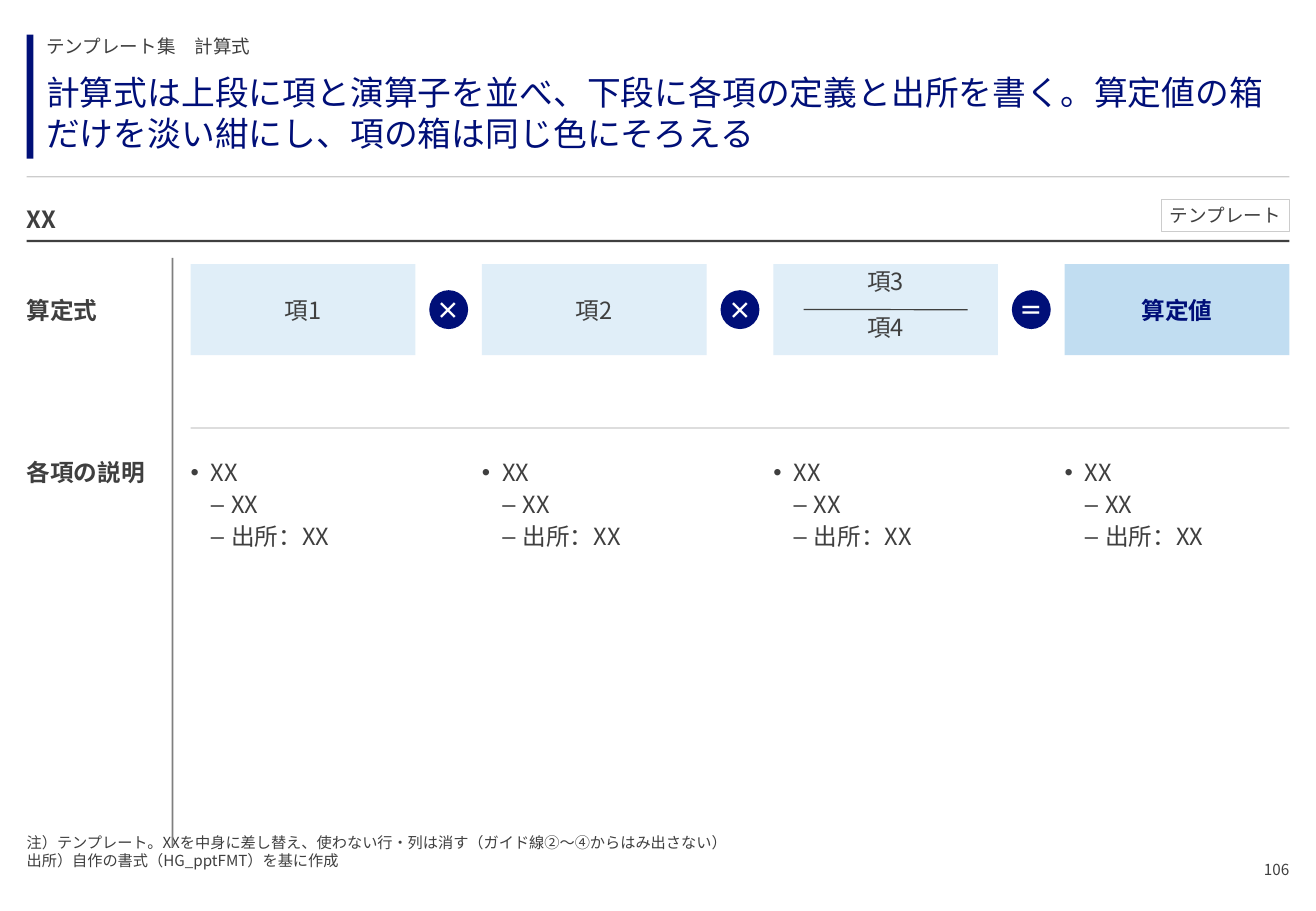
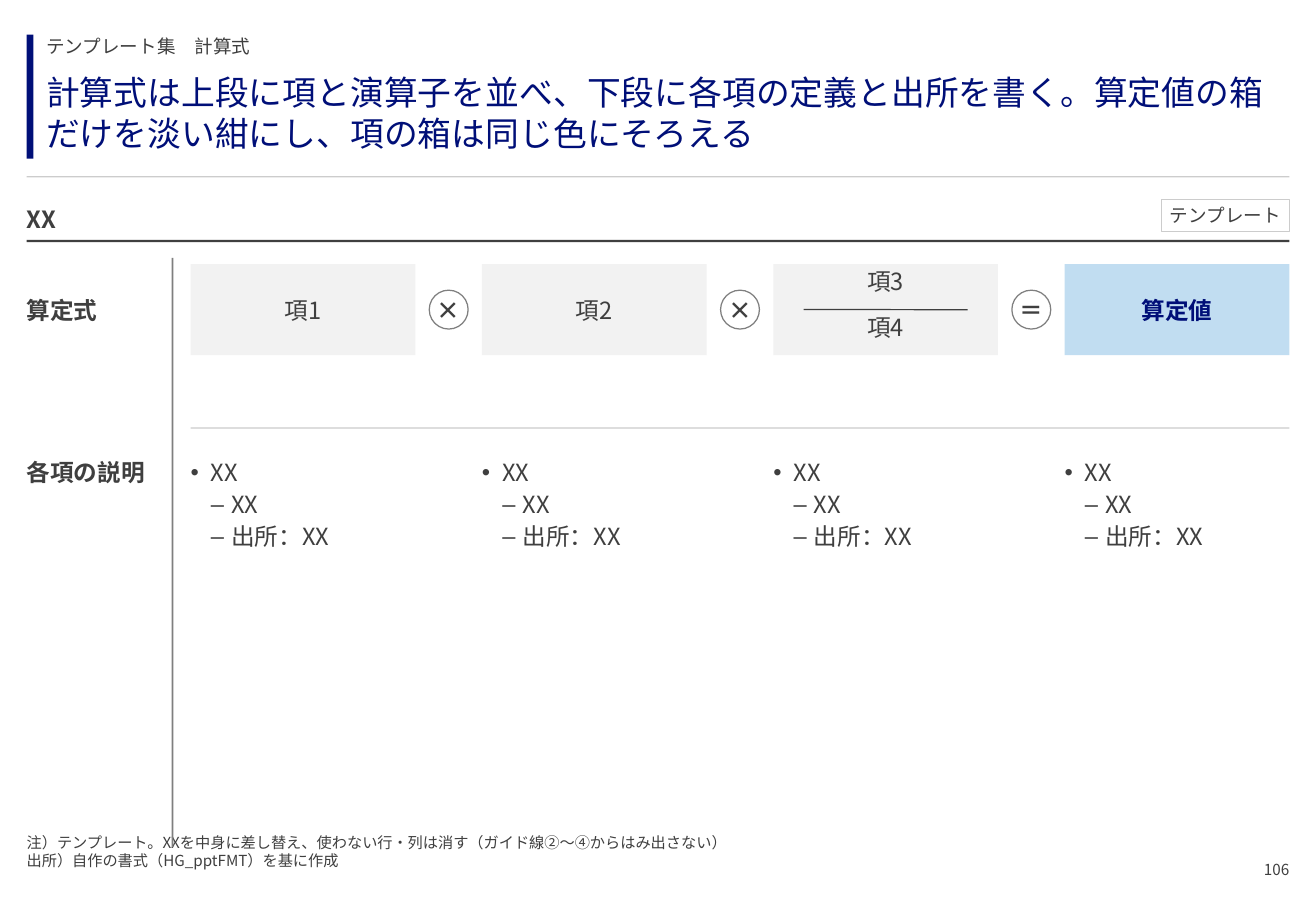
Before and after one commit to GontaHH/slide_builder, a slide deck: slide 106 of patterns/pattern-deck.pptx. Drawn at 1316x911 pixels with LibreOffice and Linux fonts; fonts in the diff are those of the drawing. Boxes give left, top, right and bottom in pixels: in the first picture for what was removed or moved away, otherwise in the second. Text is boxed around its words. In the diff, an @@ line names an element or a change of style, - is before the commit and + after.

```diff
--- a/patterns/pattern-deck.pptx
+++ b/patterns/pattern-deck.pptx
@@ fill #E0EEF8 to #F2F2F2 in 3 elements at bbox=[191, 264, 416, 355], bbox=[482, 264, 707, 355], bbox=[774, 264, 999, 355] @@
@@ text colour #FFFFFF to #3F3F3F in 3 elements at bbox=[429, 290, 468, 329], bbox=[721, 290, 759, 329], bbox=[1012, 290, 1051, 329] @@
@@ fill #000F78 to #FFFFFF; outline none to #7F7F7F 0.75 pt in 3 elements at bbox=[429, 290, 468, 329], bbox=[721, 290, 759, 329], bbox=[1012, 290, 1051, 329] @@
```
Also in this commit, not shown: 78 other slides changed, 16 other files.
